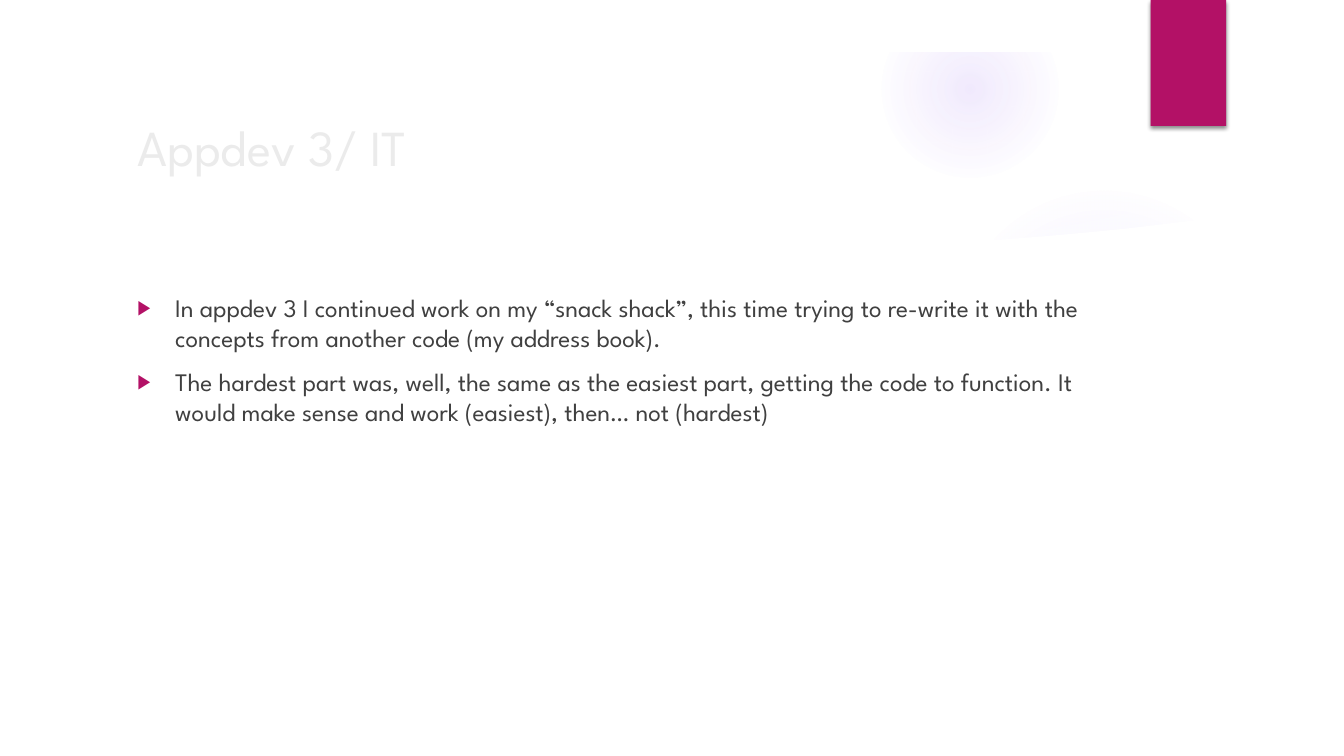
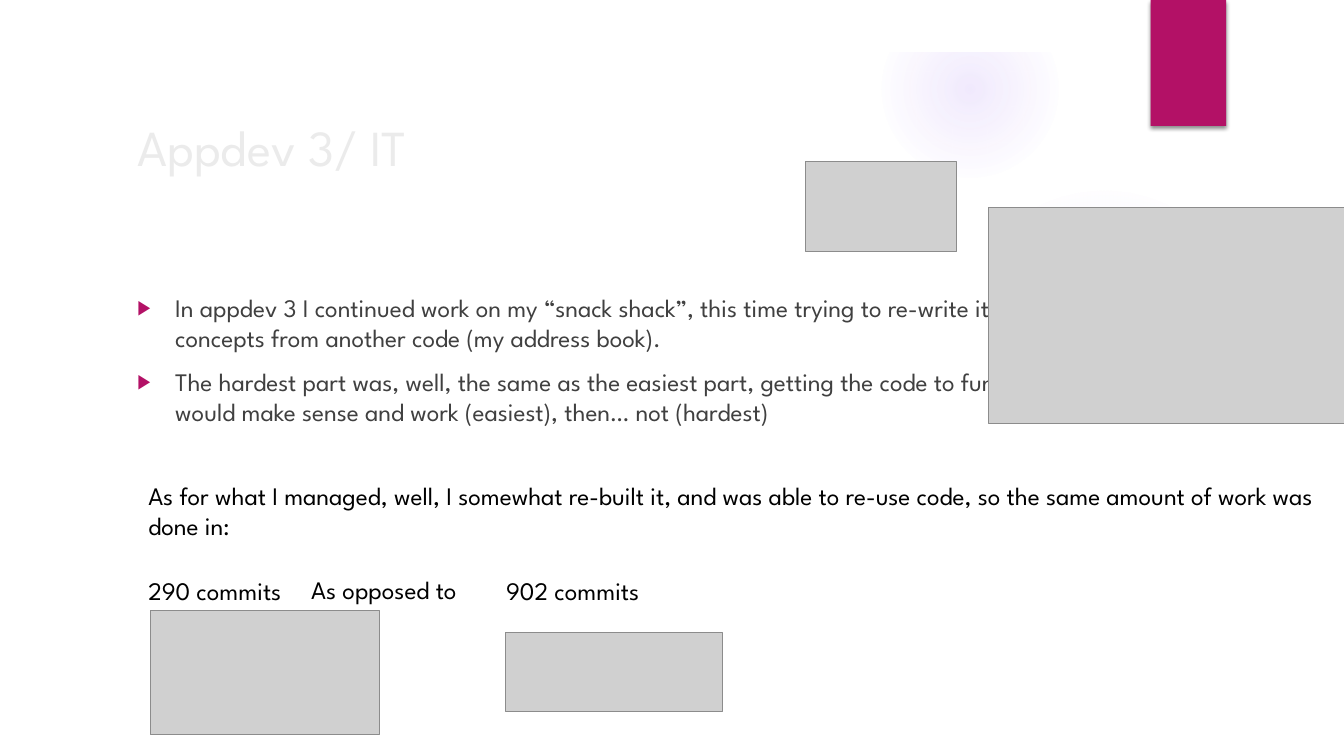
Before and after one commit to CTH-npitx/Presentations, a slide deck: slide 3 of Current Presentation/Winter Term Presentation.pptx. Drawn at 1344x756 pixels with LibreOffice and Linux fonts; fonts in the diff are those of the drawing; grey boxes stand for pictures; background and template pictures are left out. Boxes give left, top, right and bottom in pixels: in the first picture for what was removed or moved away, otherwise in the second. Text is boxed around its words. In the diff, an @@ line names an element or a change of style, - is before the commit and + after.

```diff
--- a/Current Presentation/Winter Term Presentation.pptx
+++ b/Current Presentation/Winter Term Presentation.pptx
@@ picture added at (x1=806, y1=162, x2=957, y2=252) @@
@@ picture added at (x1=988, y1=207, x2=1344, y2=422) @@
@@ text added at (x1=148, y1=487, x2=1313, y2=536), 18 pt, text #000000 @@
+As for what I managed, well, I somewhat re-built it, and was able to re-use code, so the same amount of work was done in:
@@ text added at (x1=148, y1=583, x2=281, y2=601), 18 pt, text #000000 @@
+290 commits
@@ text added at (x1=311, y1=581, x2=457, y2=605), 18 pt, text #000000 @@
+As opposed to
@@ text added at (x1=506, y1=583, x2=639, y2=601), 18 pt, text #000000 @@
+902 commits
@@ picture added at (x1=150, y1=610, x2=379, y2=735) @@
@@ picture added at (x1=505, y1=633, x2=723, y2=712) @@
```
Also in this commit, not shown: 1 slide added, 1 slide removed.
